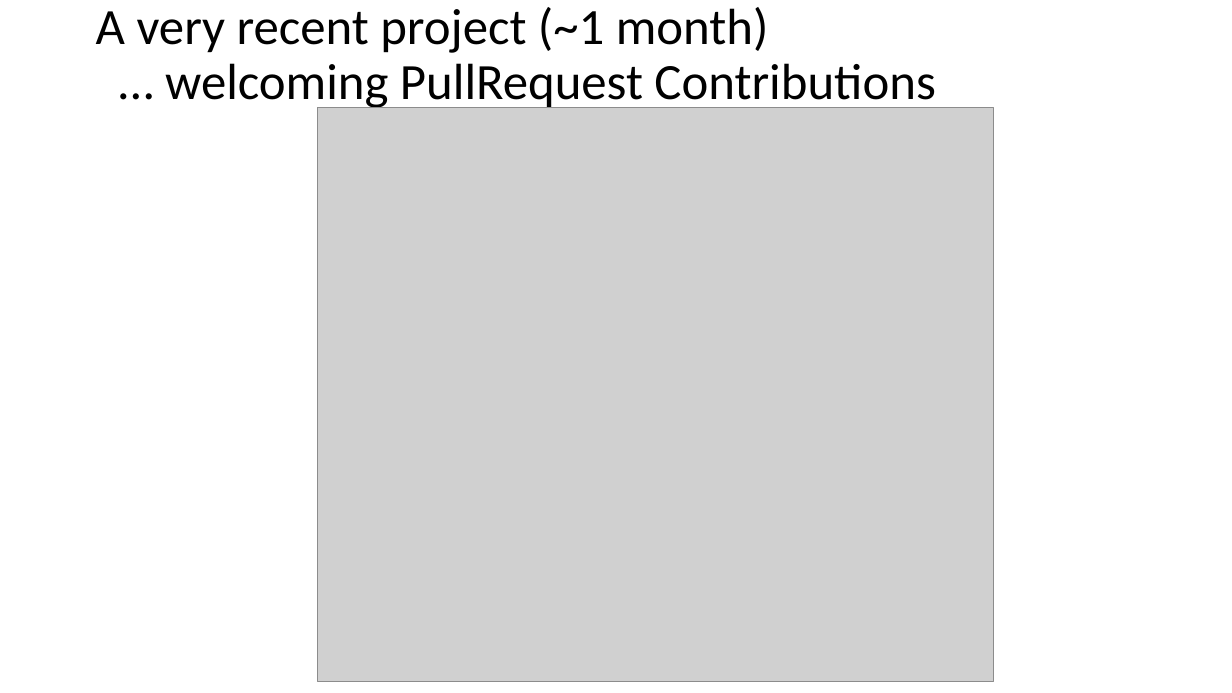
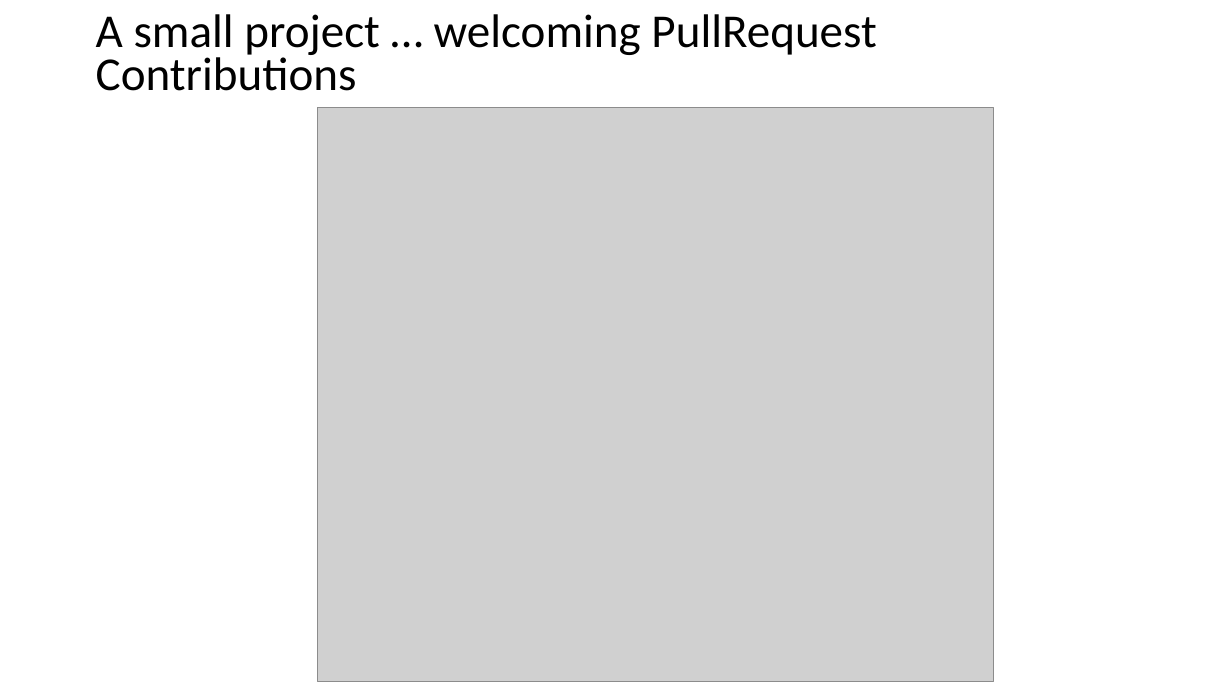
Before and after one commit to Arnaud-Nauwynck/presentations, a slide deck: slide 91 of pres-bigdata/8-Datalake-File-Format-Parquet.pptx (slide 83 before the commit). Drawn at 1232x693 pixels with LibreOffice and Linux fonts; fonts in the diff are those of the drawing; grey boxes stand for pictures. Boxes give left, top, right and bottom in pixels: in the first picture for what was removed or moved away, otherwise in the second. Text is boxed around its words. In the diff, an @@ line names an element or a change of style, - is before the commit and + after.

```diff
--- a/pres-bigdata/8-Datalake-File-Format-Parquet.pptx
+++ b/pres-bigdata/8-Datalake-File-Format-Parquet.pptx
@@ title at [96,14,876,91]: text changed; size 39.6 to 36.8 pt @@
-A very recent project (~1 month)
-… welcoming PullRequest Contributions
+A small project … welcoming PullRequest Contributions
```
Also in this commit, not shown: 46 other slides changed, 8 slides added, 22 other files.
